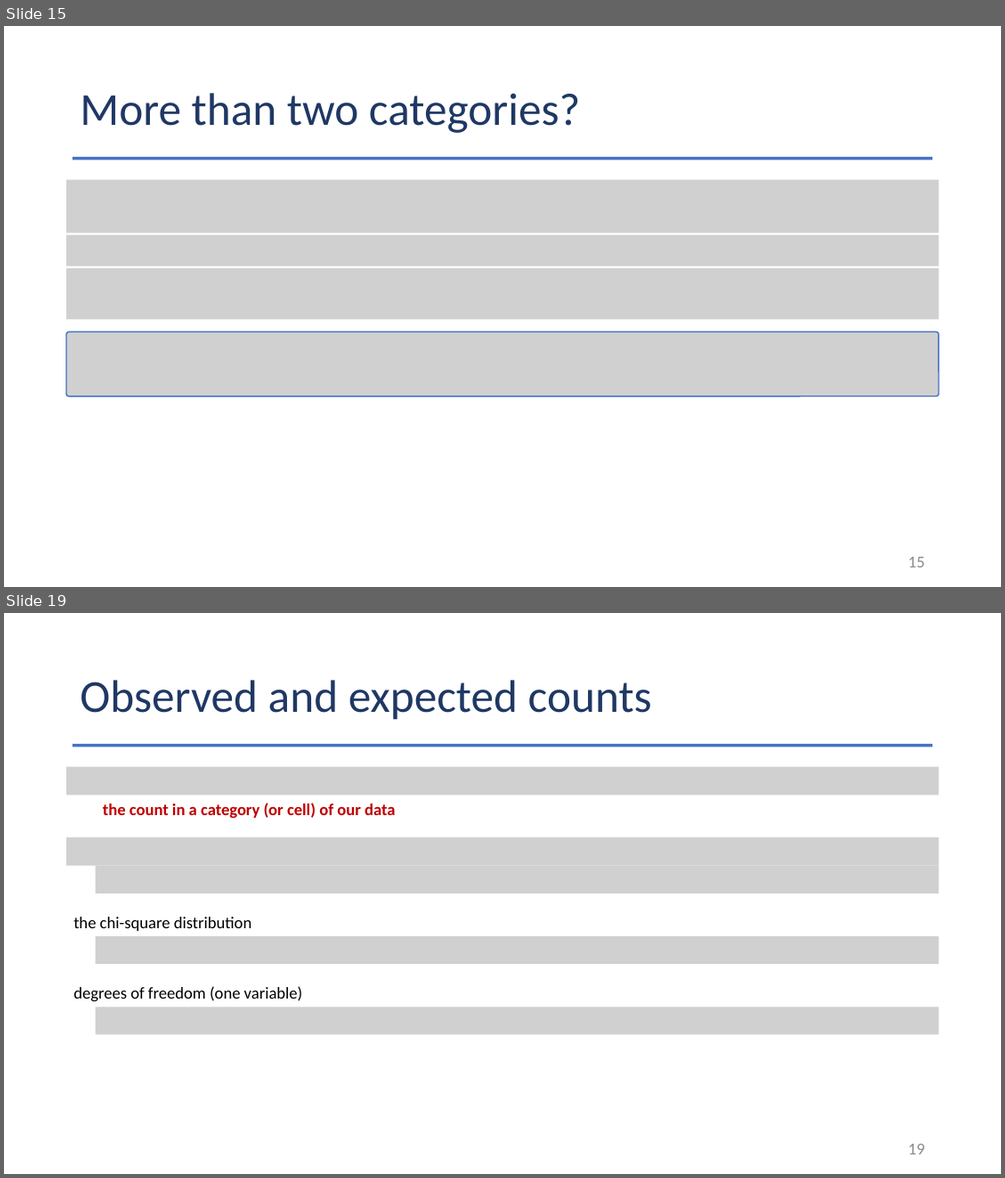
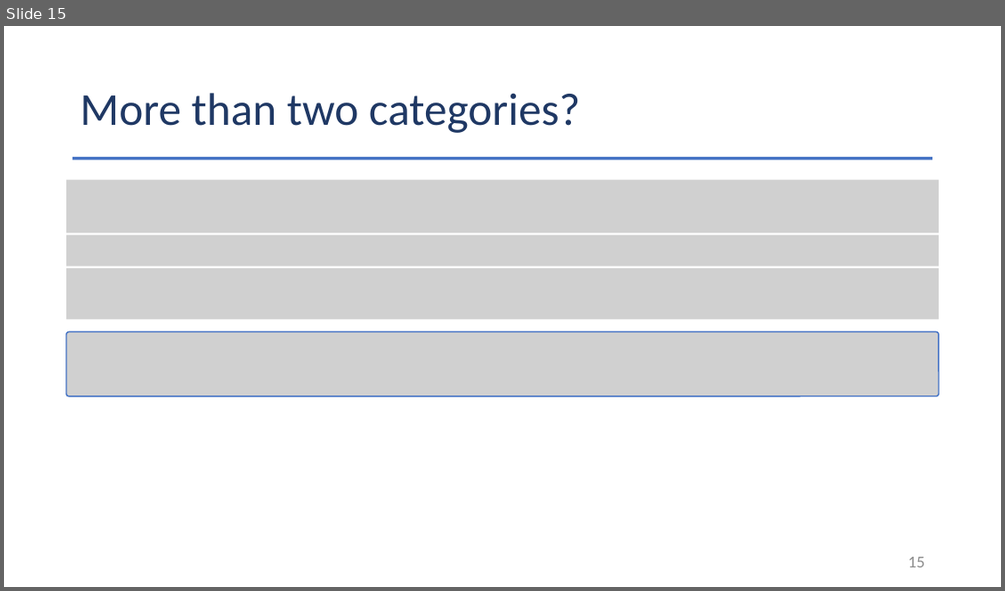
Before and after one commit to Jarred6068/Kvamme_UI_STAT251, a slide deck: docs/lecture_slides/Week 12/2026/Week12_Lecture29_Slides_11_11_2026.pptx. Shown one above the other, each under a label of ours: slides 15 and 19 before the commit, slide 15 after it; the slides between them are not shown. The pictures are 1005x1178 and 1005x591 pixels, drawn with LibreOffice and Linux fonts; fonts in the diff are those of the drawing; grey boxes stand for pictures. Boxes give left, top, right and bottom in pixels: in the first picture for what was removed or moved away, otherwise in the second. Text is boxed around its words. In the diff, an @@ line names an element or a change of style, - is before the commit and + after.

```diff
--- a/docs/lecture_slides/Week 12/2026/Week12_Lecture29_Slides_11_11_2026.pptx
+++ b/docs/lecture_slides/Week 12/2026/Week12_Lecture29_Slides_11_11_2026.pptx
@@ slide 19 removed at [4,613,1001,1174], background #FFFFFF @@
@@ title removed at [80,680,652,720] @@
-Observed and expected counts
@@ rectangle removed at [73,744,933,747] @@
@@ picture removed at [66,767,938,795] @@
@@ text removed at [103,803,395,818] @@
-the count in a category (or cell) of our data
@@ picture removed at [66,837,938,866] @@
@@ picture removed at [96,866,938,893] @@
@@ text removed at [73,916,252,931] @@
-the chi-square distribution
@@ picture removed at [96,936,938,964] @@
@@ text removed at [73,986,303,1002] @@
-degrees of freedom (one variable)
@@ picture removed at [96,1007,938,1035] @@
@@ page number removed at [908,1143,925,1154] @@
-19
```
Also in this commit, not shown: 6 other slides removed, 48 other files.
